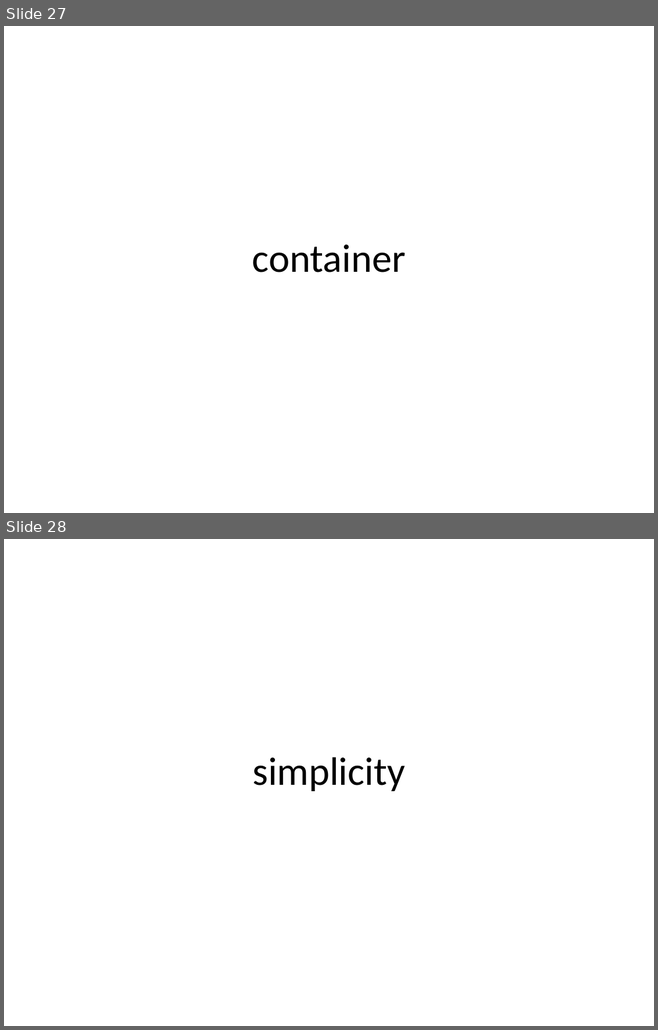
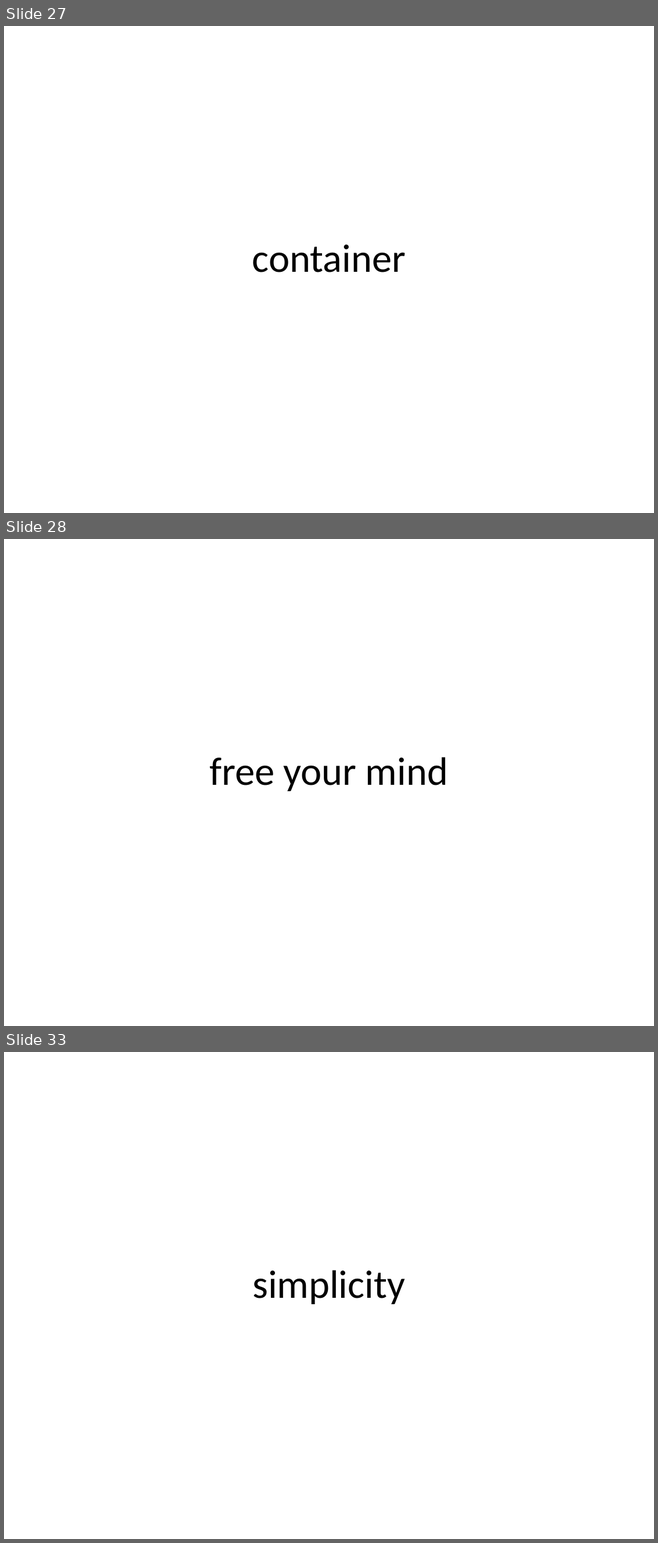
Before and after one commit to jonfuller/presentations, a slide deck: dependencies/dependencies.pptx. Shown one above the other, each under a label of ours: slides 27 and 28 before the commit, slides 27, 28 and 33 after it; the slides between them are not shown. The pictures are 658x1030 and 658x1543 pixels, drawn with LibreOffice and Linux fonts; fonts in the diff are those of the drawing. Boxes give left, top, right and bottom in pixels: in the first picture for what was removed or moved away, otherwise in the second. Text is boxed around its words. In the diff, an @@ line names an element or a change of style, - is before the commit and + after.

```diff
--- a/dependencies/dependencies.pptx
+++ b/dependencies/dependencies.pptx
@@ slide 28 added at (4,539,654,1026), background #FFFFFF @@
@@ title added at (209,757,448,791), 44 pt, text #000000 @@
+free your mind
@@ what was slide 28 is now slide 33 @@
```
Also in this commit, not shown: 4 other slides added, 1 slide removed.
